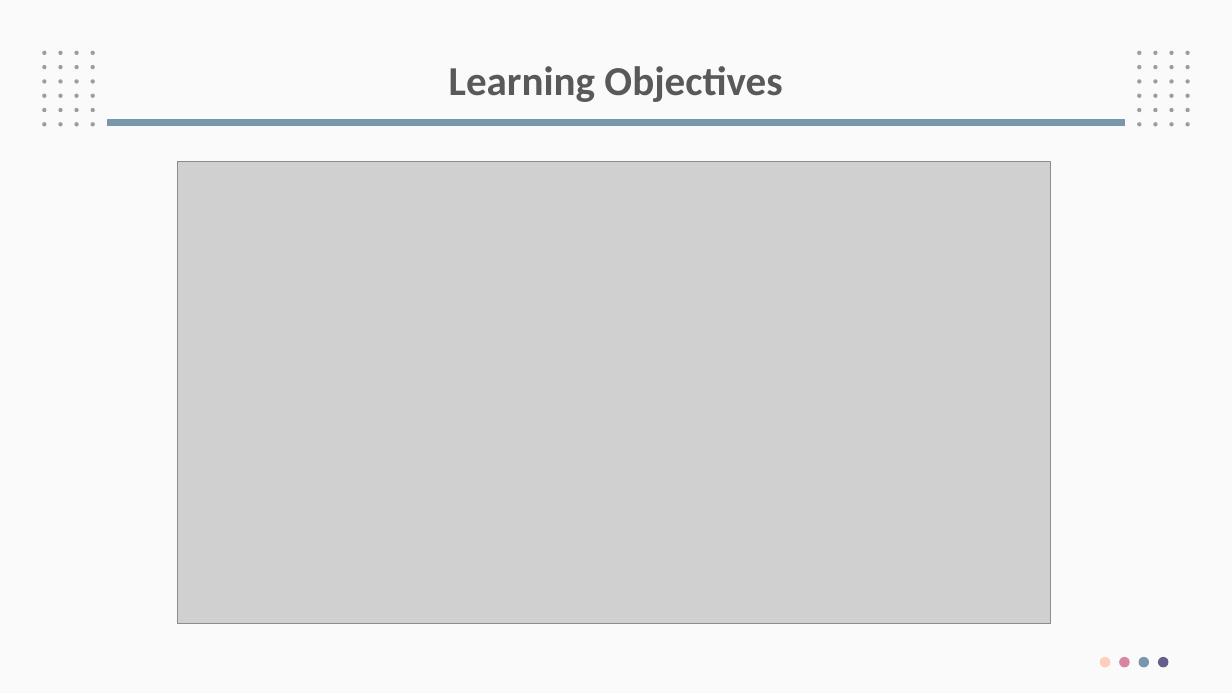
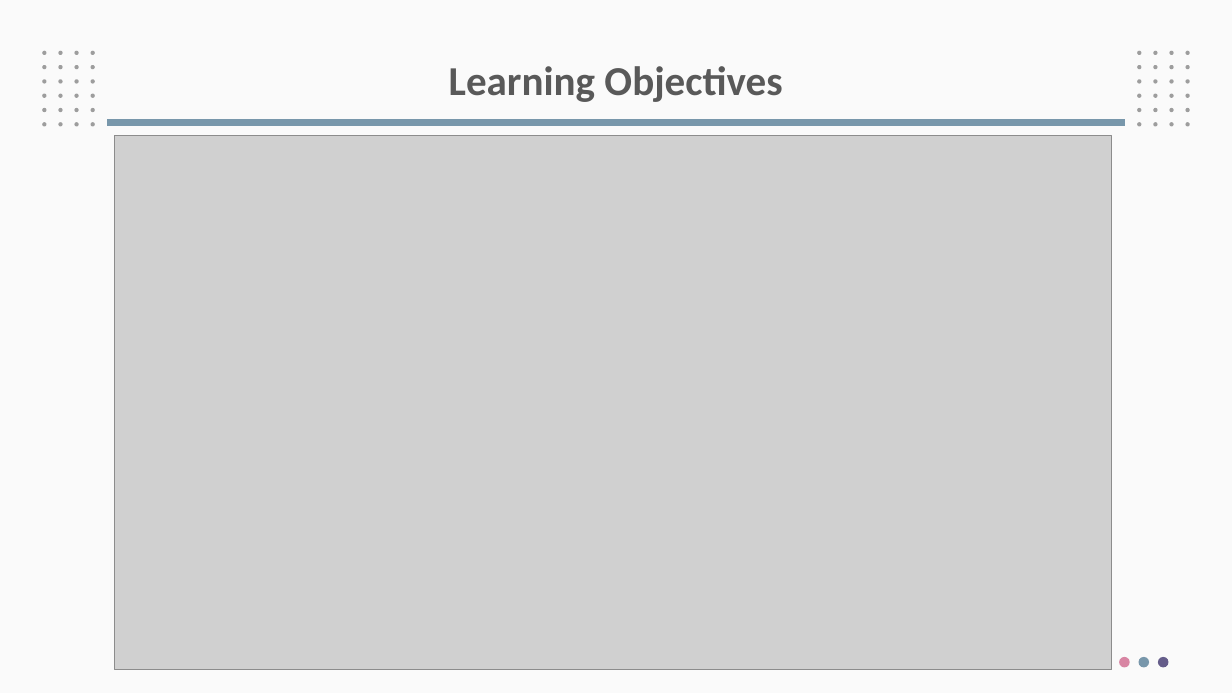
Before and after one commit to PhanManh2003/Specialization, a slide deck: slide 13 of 24_fall/SWT301/Slide 2018/SWT0_tim.pptx. Drawn at 1232x693 pixels with LibreOffice and Linux fonts; fonts in the diff are those of the drawing; grey boxes stand for pictures; background and template pictures are left out. Boxes give left, top, right and bottom in pixels: in the first picture for what was removed or moved away, otherwise in the second. Text is boxed around its words. In the diff, an @@ line names an element or a change of style, - is before the commit and + after.

```diff
--- a/24_fall/SWT301/Slide 2018/SWT0_tim.pptx
+++ b/24_fall/SWT301/Slide 2018/SWT0_tim.pptx
@@ picture: place and size @@
-picture at (177, 162, 1051, 624)
+picture at (115, 136, 1112, 670)
@@ ellipse removed at (1100, 657, 1110, 667) @@
```
Also in this commit, not shown: 1 other slide changed, 7 other files.
